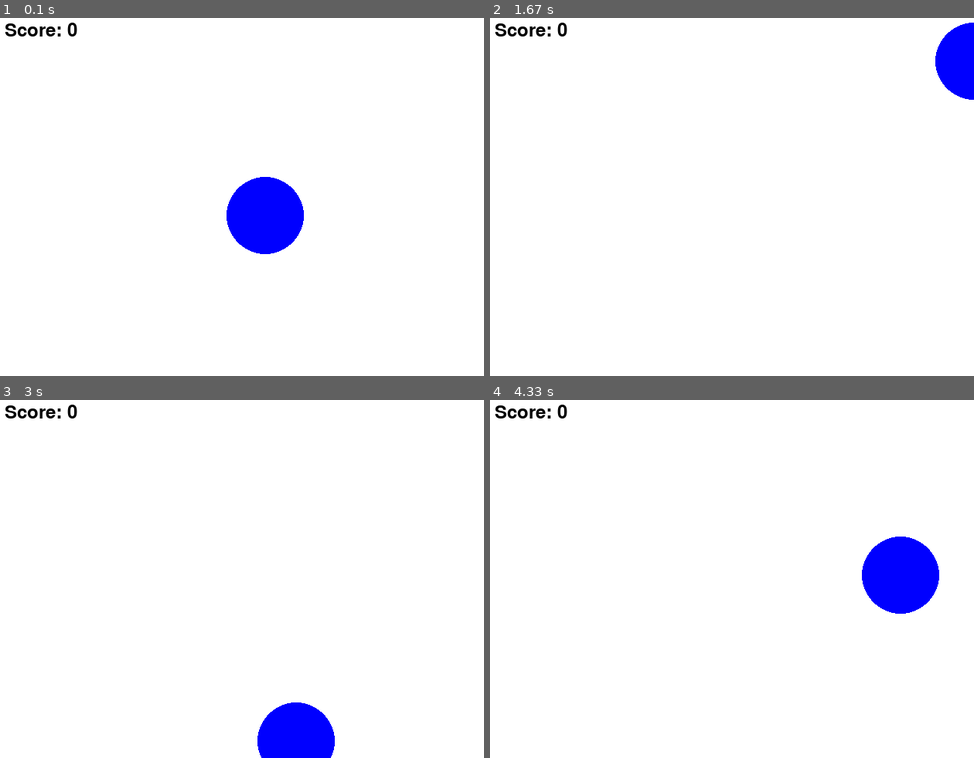
Above: before the commit, frames 1-4 (two rows, left to right).
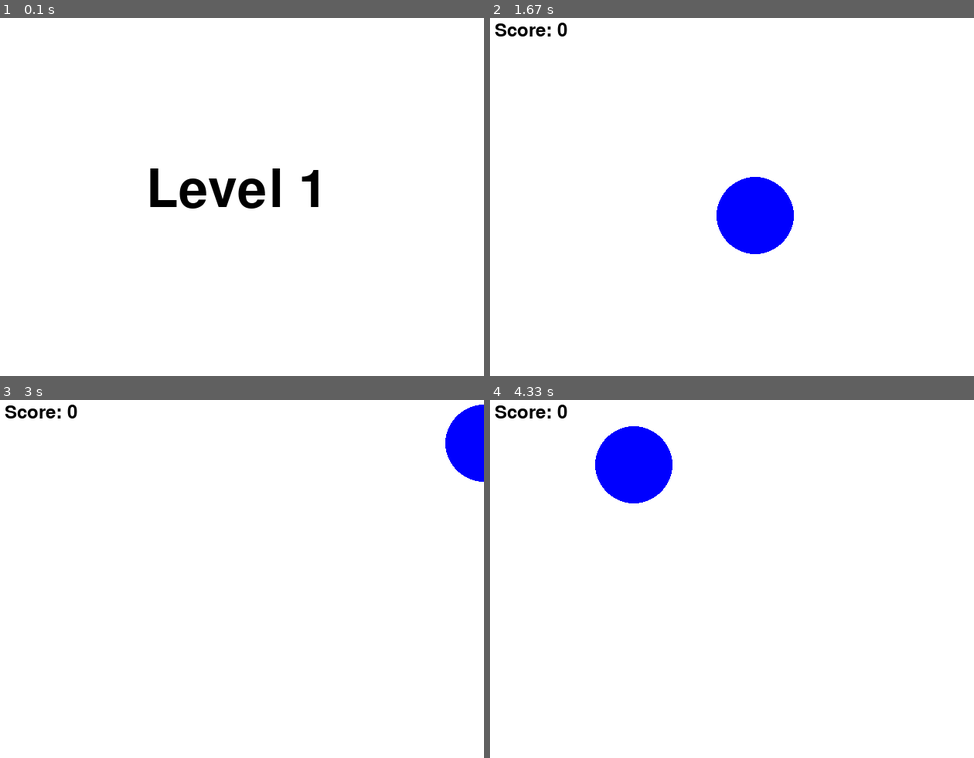
Above: after the commit, the same moments.

Repository: milan-kolar/hra-osu-pygame
Game: pygame game, started from Game OSU.py
Same seed, same stepped clock (60 frames per second), same inputs: the game is played once before the commit and once after it.
Inputs:
- Up to frame 1 (0.1 s): no input
- Up to frame 2 (1.67 s): no input
- Up to frame 3 (3 s): tap Space at 1.83 s
- Up to frame 4 (4.33 s): no input

The runs differ from the first frame. In frame 1, 4.0% of the frame differs, in the area x 0-66%, y 1-66%; in frame 2, 4.0%; in frame 3, 3.4%; in frame 4, 5.4%, in the area x 21-93%, y 7-60%.

Commit message:
Fungující levely

Diff:
--- a/Game OSU.py
+++ b/Game OSU.py
@@ -15,8 +15,15 @@
 # Titulek
 pygame.display.set_caption("Sestřelit míček")
 
+# Definování levelů a jejich obtížností
+difficulty = {
+  0: 50,
+  1: 30,
+  2: 20
+}
+
 # Funkce vykreslování míčku a skóre
-def ball_and_score(score):
+def ball_and_score(score, radius):
     # Pozadí okna RGB formát = vymažeme předchozí obsah okna
     screen.fill((255, 255, 255))
 
@@ -24,7 +31,7 @@
     y = random.randint(0, 480)
 
     # Vykreslíme nový míček (na náhodné pozici z IF) a skóre
-    ball = pygame.draw.circle(screen, (0, 0, 255), (x,y), 50)
+    ball = pygame.draw.circle(screen, (0, 0, 255), (x,y), radius)
     score_text = f"Score: {score}"
     score_font = pygame.font.Font(None, 36)
     score_surface = score_font.render(score_text, True, (0, 0, 0))
@@ -42,51 +49,79 @@
 
 # Počáteční skóre
 score = 0
+# Počáteční level
+level = 0
 
-# Nový míček (ihned se připraví na vykreslení - PROČ??)
-ball = ball_and_score(score)
-ball_screen_time = ball_time()
-# Aktualizace okna
-pygame.display.flip()
+
+while level < 3:
+    # Vymažeme předchozí obsah okna
+    screen.fill((255, 255, 255))
+
+    # Nastavení fontu a velikosti textu
+    font = pygame.font.Font(None, 100)
+
+    # Nastavení textu na základě levelu
+    text = font.render("Level {}".format(level+1), True, (0, 0, 0))
+    text_rect = text.get_rect()
+    text_rect.center = screen.get_rect().center
+
+    # Vykreslení textu na obrazovku
+    screen.blit(text, text_rect)
+
+    # Obnovení obrazovky
+    pygame.display.flip()
+
+    # Program čeká 1 sekundu
+    pygame.time.delay(1000)
+
+    # Nový míček (ihned se připraví na vykreslení - PROČ??)
+    ball = ball_and_score(score, difficulty.get(level))
+    ball_screen_time = ball_time()
+    # Aktualizace okna
+    pygame.display.flip()
 
 # Hra běží, dokud nezavřeme okno nebo nedosáhneme skóre 10 bodů
-running = True
-while running:
-    # Získáme seznam událostí
-    for event in pygame.event.get():
-        # Událost == okno zavřeno --> ukončíme hru
-        if event.type == pygame.QUIT:
-            running = False
-        # Stisknut mezerník --> zkontrolujeme, zda míček byl sestřelen
-        elif event.type == pygame.KEYDOWN and event.key == pygame.K_SPACE:
-            # Získáme souřadnice myši
-            mouse_x, mouse_y = pygame.mouse.get_pos()
-            # Zjistíme, zda se míček a myš překrývají
-            if ball.collidepoint((mouse_x, mouse_y)):
-                # +1 bod
-                score += 1
-                # 10 bodů --> ukončíme hru
-                if score >= 10:
-                    running = False
-                # Jinak nový míček na náhodné pozici
-                else:
-                    # Vykreslení míčku a skóre
-                    ball = ball_and_score(score)
-                    # Měření času míčku na obzarovce
-                    ball_screen_time = ball_time()
+    running = True
+    while running:
+        # Získáme seznam událostí
+        for event in pygame.event.get():
+            # Událost == okno zavřeno --> ukončíme hru
+            if event.type == pygame.QUIT:
+                running = False
+                level = 3
+            # Stisknut mezerník --> zkontrolujeme, zda míček byl sestřelen
+            elif event.type == pygame.KEYDOWN and event.key == pygame.K_SPACE:
+                # Získáme souřadnice myši
+                mouse_x, mouse_y = pygame.mouse.get_pos()
+                # Zjistíme, zda se míček a myš překrývají
+                if ball.collidepoint((mouse_x, mouse_y)):
+                    # +1 bod
+                    score += 1
+                    # 10 bodů --> ukončíme hru
+                    if score >= 10*(level+1):
+                        running = False
+                    # Jinak nový míček na náhodné pozici
+                    else:
+                        # Vykreslení míčku a skóre
+                        ball = ball_and_score(score, difficulty.get(level))
+                        # Měření času míčku na obzarovce
+                        ball_screen_time = ball_time()
 
 
-    if current_time - ball_screen_time > 1000:
-        # Vykreslení míčku a skóre
-        ball = ball_and_score(score)
-        # Měření času míčku na obzarovce
-        ball_screen_time = ball_time()
+        if current_time - ball_screen_time > 1000:
+            # Vykreslení míčku a skóre
+            ball = ball_and_score(score, difficulty.get(level))
+            # Měření času míčku na obzarovce
+            ball_screen_time = ball_time()
 
-    # Měření aktuálního času
-    current_time = pygame.time.get_ticks()
+        # Měření aktuálního času
+        current_time = pygame.time.get_ticks()
 
-     # Aktualizace okna
-    pygame.display.flip()
+        # Aktualizace okna
+        pygame.display.flip()
 
-    # Neznámý řádek, PŘIČÍTÁ MILISEKUNDY??, 1frame = 17ms
-    clock.tick(60)
+        # Neznámý řádek, PŘIČÍTÁ MILISEKUNDY??, 1frame = 17ms
+        clock.tick(60)
+
+    # Zvýšit level
+    level += 1
